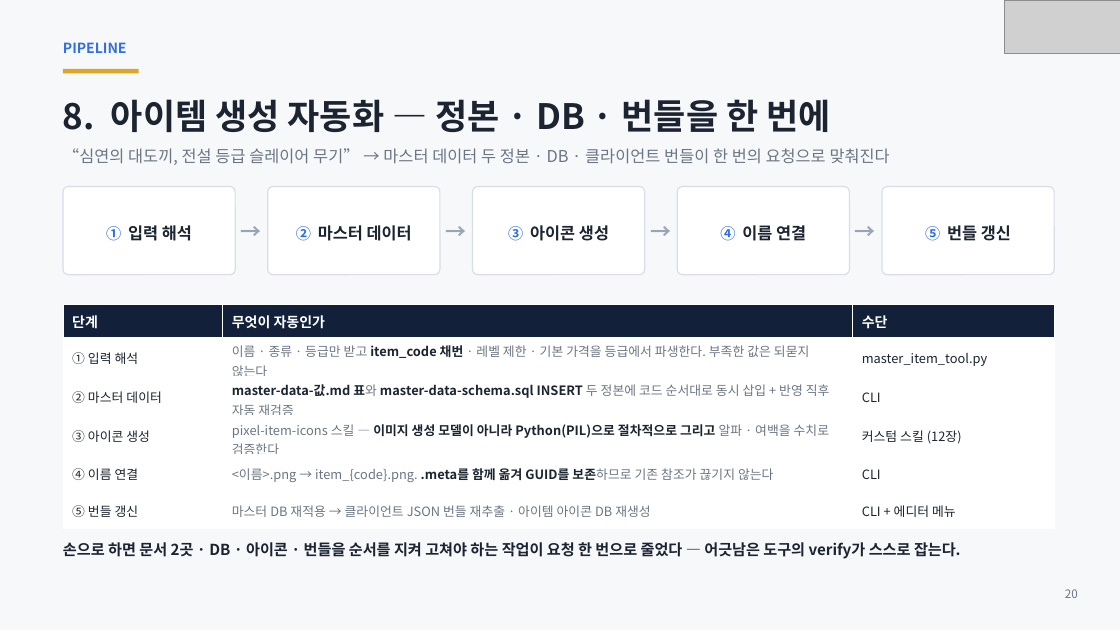
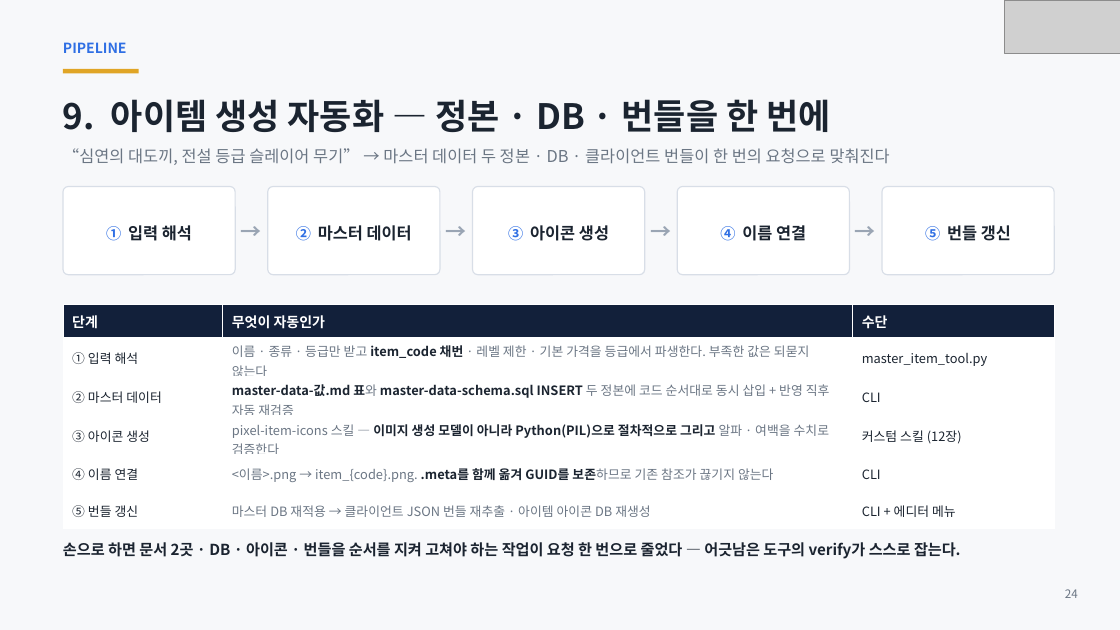
Before and after one commit to ks-wook/com2us-taskbar-hero, a slide deck: slide 24 of docs/com2us-taskbar-hero-발표자료.pptx (slide 20 before the commit). Drawn at 1120x630 pixels with LibreOffice and Linux fonts; fonts in the diff are those of the drawing; grey boxes stand for pictures. Boxes give left, top, right and bottom in pixels: in the first picture for what was removed or moved away, otherwise in the second. Text is boxed around its words. In the diff, an @@ line names an element or a change of style, - is before the commit and + after.

```diff
--- a/docs/com2us-taskbar-hero-발표자료.pptx
+++ b/docs/com2us-taskbar-hero-발표자료.pptx
@@ text at [63,99,830,132]: text changed @@
-8. 아이템 생성 자동화 — 정본 · DB · 번들을 한 번에
+9. 아이템 생성 자동화 — 정본 · DB · 번들을 한 번에
@@ text at [1065,589,1078,598]: text changed @@
-20
+24
```
Also in this commit, not shown: 29 other slides changed, 4 slides added, 9 other files.
